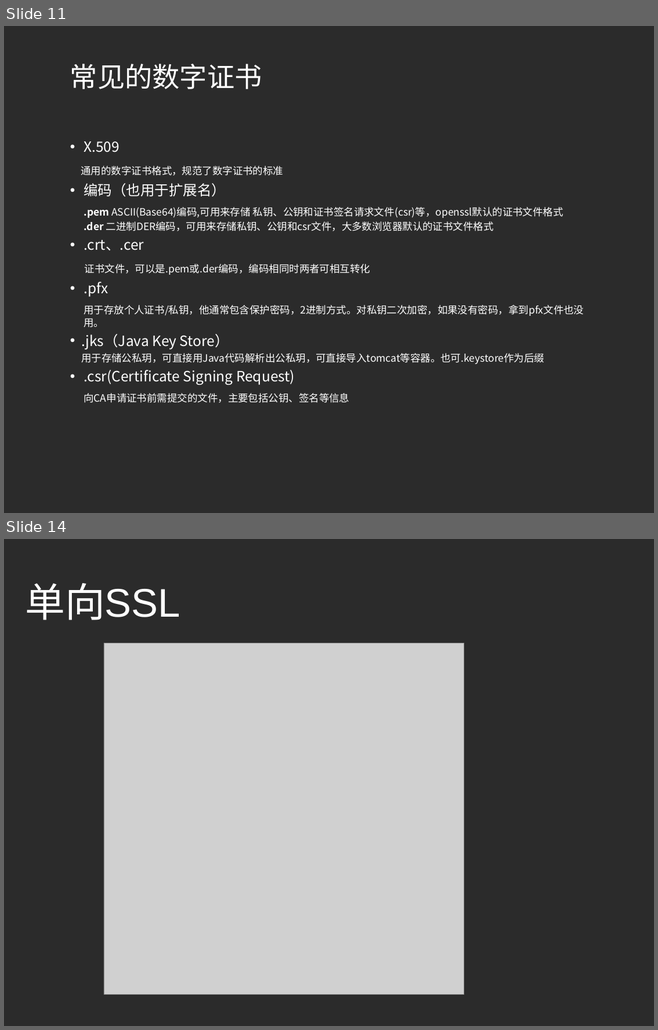
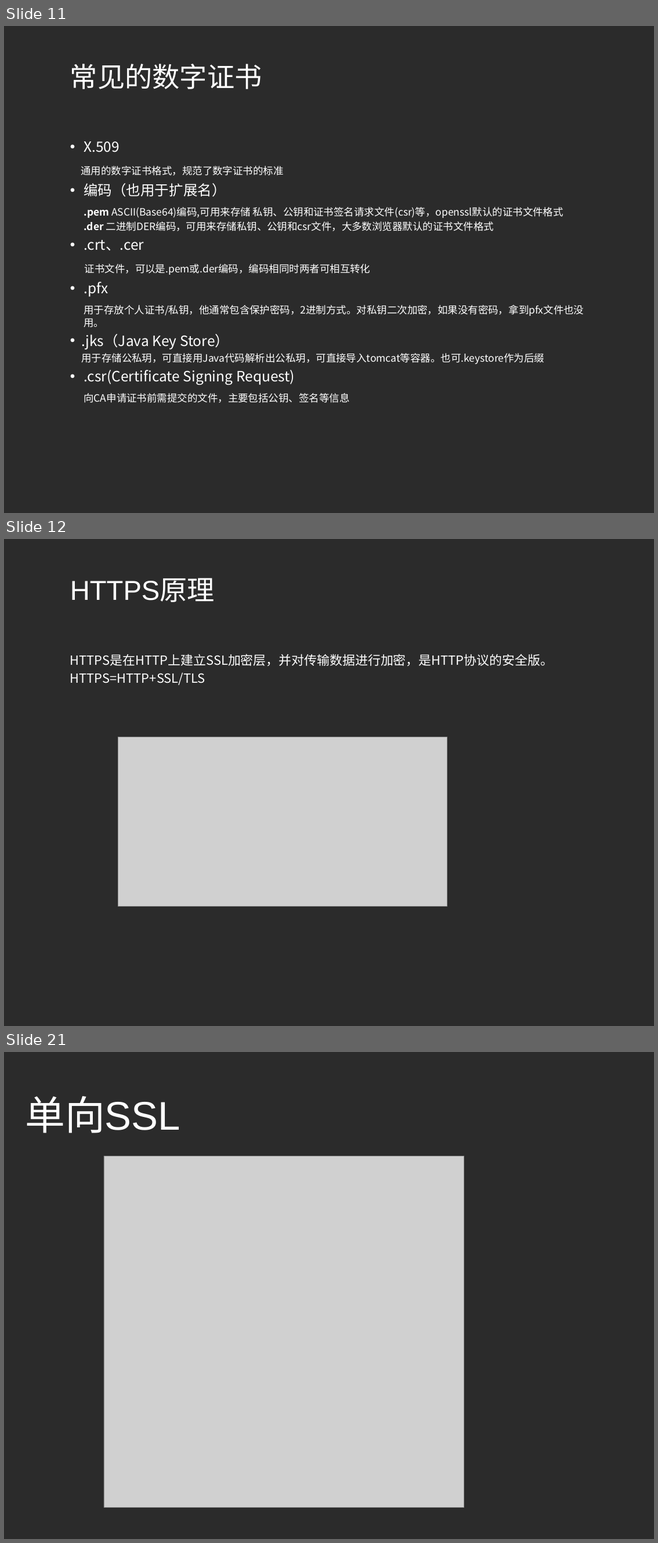
Before and after one commit to fuyongde/cademo, a slide deck: cademo/src/main/resources/认识HTTPS.pptx. Shown one above the other, each under a label of ours: slides 11 and 14 before the commit, slides 11, 12 and 21 after it; the slides between them are not shown. The pictures are 658x1030 and 658x1543 pixels, drawn with LibreOffice and Linux fonts; fonts in the diff are those of the drawing; grey boxes stand for pictures; background and template pictures are left out; a plain dark background stands for a picture behind light text. Boxes give left, top, right and bottom in pixels: in the first picture for what was removed or moved away, otherwise in the second. Text is boxed around its words. In the diff, an @@ line names an element or a change of style, - is before the commit and + after.

```diff
--- a/cademo/src/main/resources/认识HTTPS.pptx
+++ b/cademo/src/main/resources/认识HTTPS.pptx
@@ slide 12 added at (x1=4, y1=539, x2=654, y2=1026), background picture (left out) @@
@@ title added at (x1=70, y1=578, x2=215, y2=602), 43.2 pt, text #FFFFFF @@
+HTTPS原理
@@ subtitle added at (x1=70, y1=654, x2=553, y2=685), 20 pt, text #FFFFFF @@
+HTTPS是在HTTP上建立SSL加密层，并对传输数据进行加密，是HTTP协议的安全版。
+HTTPS=HTTP+SSL/TLS
@@ picture added at (x1=118, y1=737, x2=447, y2=906) @@
@@ what was slide 14 is now slide 21 @@
```
Also in this commit, not shown: 3 slides changed, 9 other slides added, 3 slides removed.
